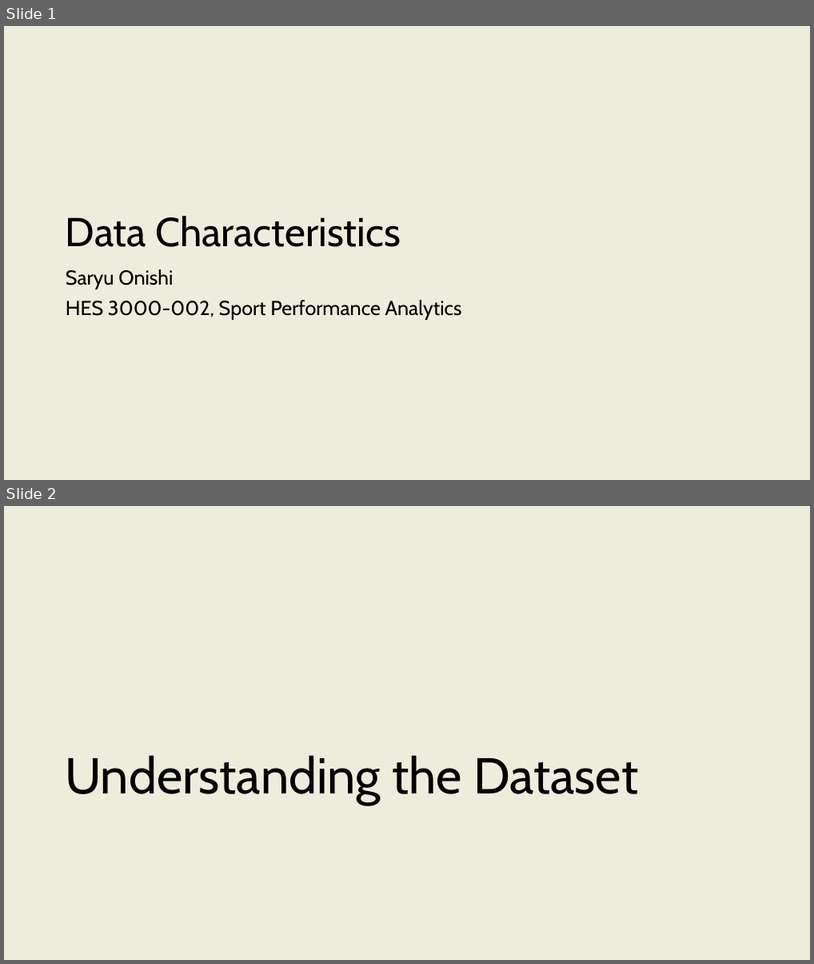
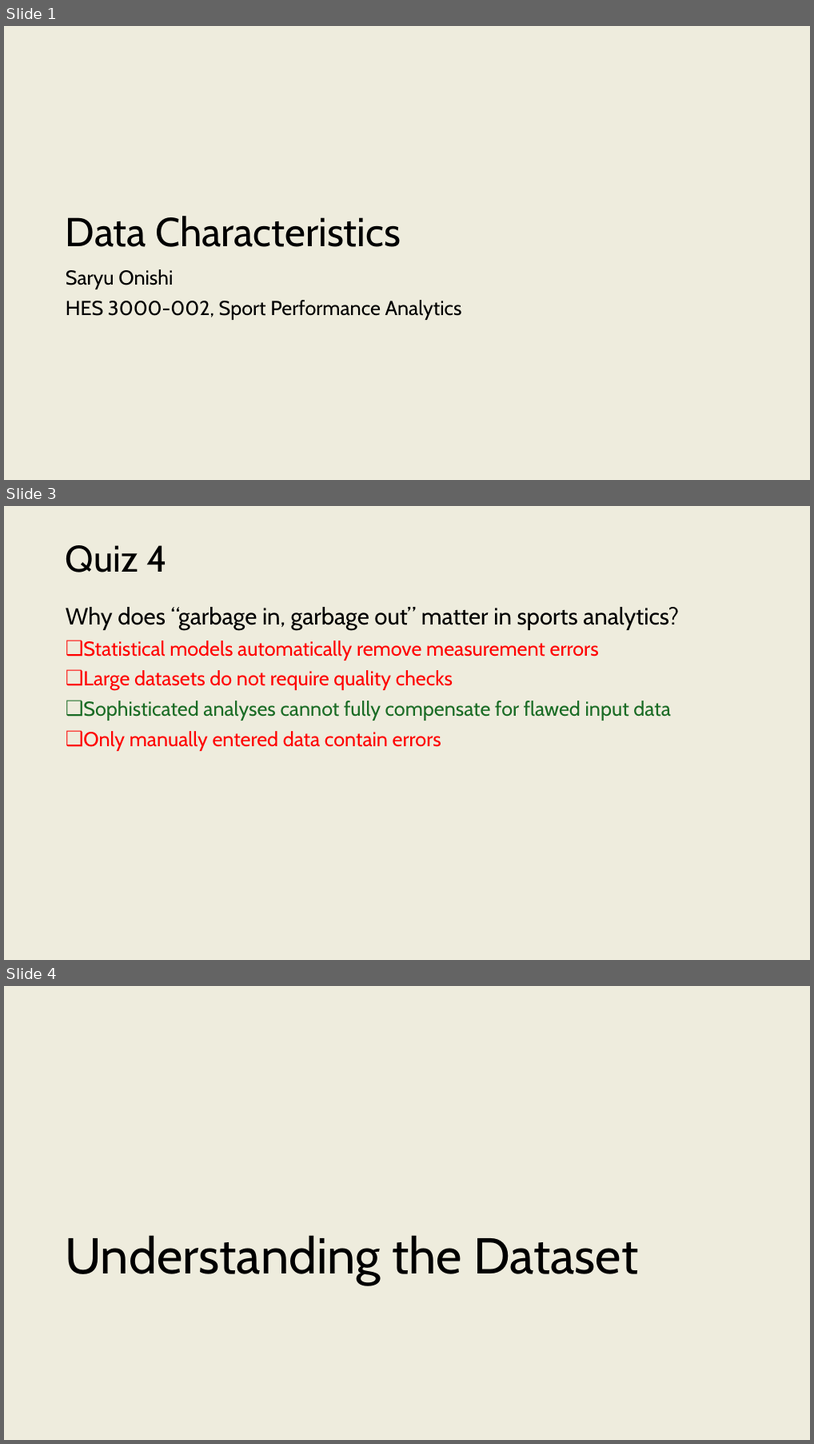
Before and after one commit to onishisaryu/HES-3000-Sports-Data-Analytics, a slide deck: pptx/Lecture7.pptx. Shown one above the other, each under a label of ours: slides 1 and 2 before the commit, slides 1, 3 and 4 after it; the slides between them are not shown. The pictures are 814x964 and 814x1444 pixels, drawn with LibreOffice and Linux fonts; fonts in the diff are those of the drawing. Boxes give left, top, right and bottom in pixels: in the first picture for what was removed or moved away, otherwise in the second. Text is boxed around its words. In the diff, an @@ line names an element or a change of style, - is before the commit and + after.

```diff
--- a/pptx/Lecture7.pptx
+++ b/pptx/Lecture7.pptx
@@ slide 3 added at (4,506,810,960), background #EEECDD @@
@@ title added at (66,545,167,572), 44 pt, text #000000 @@
+Quiz 4
@@ text added at (66,607,679,751), 24 pt, text #FF0000 @@
+Why does “garbage in, garbage out” matter in sports analytics?
+❑ Statistical models automatically remove measurement errors
+❑ Large datasets do not require quality checks
+❑ Sophisticated analyses cannot fully compensate for flawed input data
+❑ Only manually entered data contain errors
@@ what was slide 2 is now slide 4 @@
```
Also in this commit, not shown: 1 other slide added, 28 slides removed.
